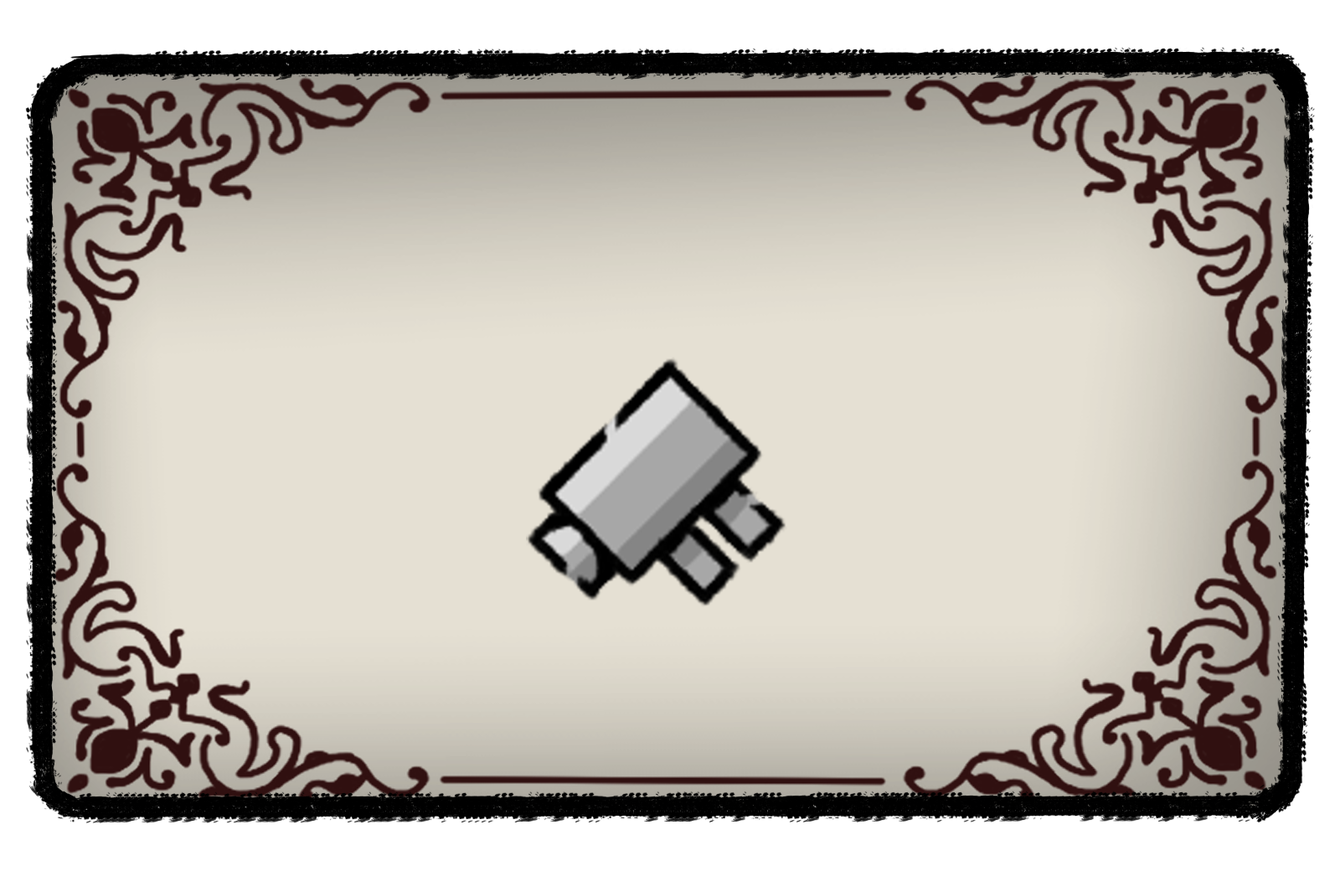
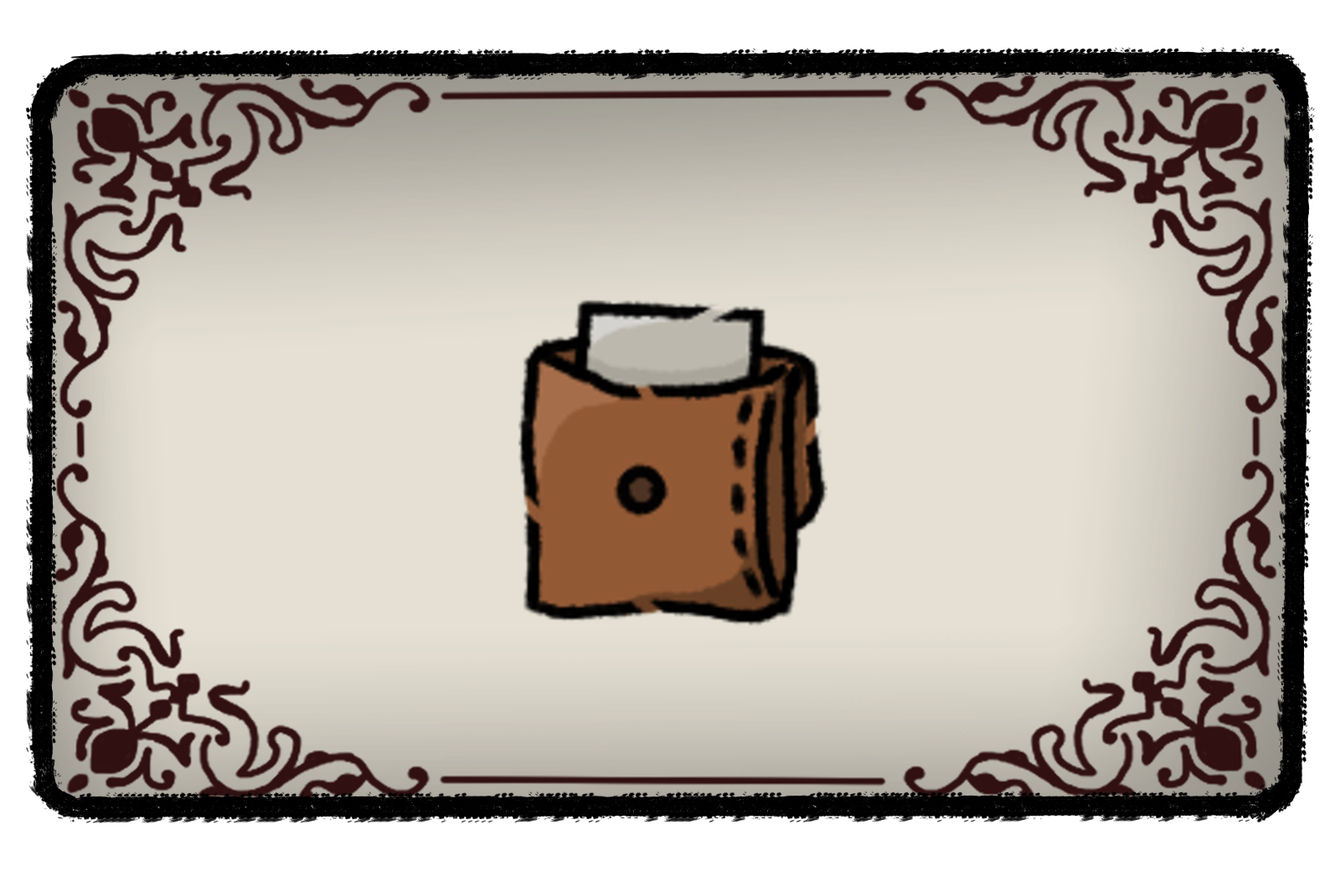
Before/after of a 1340px x 871px layered artwork. What changed in the layer stack:
added group "Agrupar 16" with 7 layers above "mwxilhao.png" over <box>518,299,828,627</box>
added layer "bolso.png" in group "Agrupar 16" over <box>518,299,828,627</box>
hid "chave_dodo_3.png", painted on it over <box>518,321,805,627</box>
painted on "Pintar camada 15" over <box>518,299,828,627</box>
painted on "Background" over <box>518,299,828,627</box>
